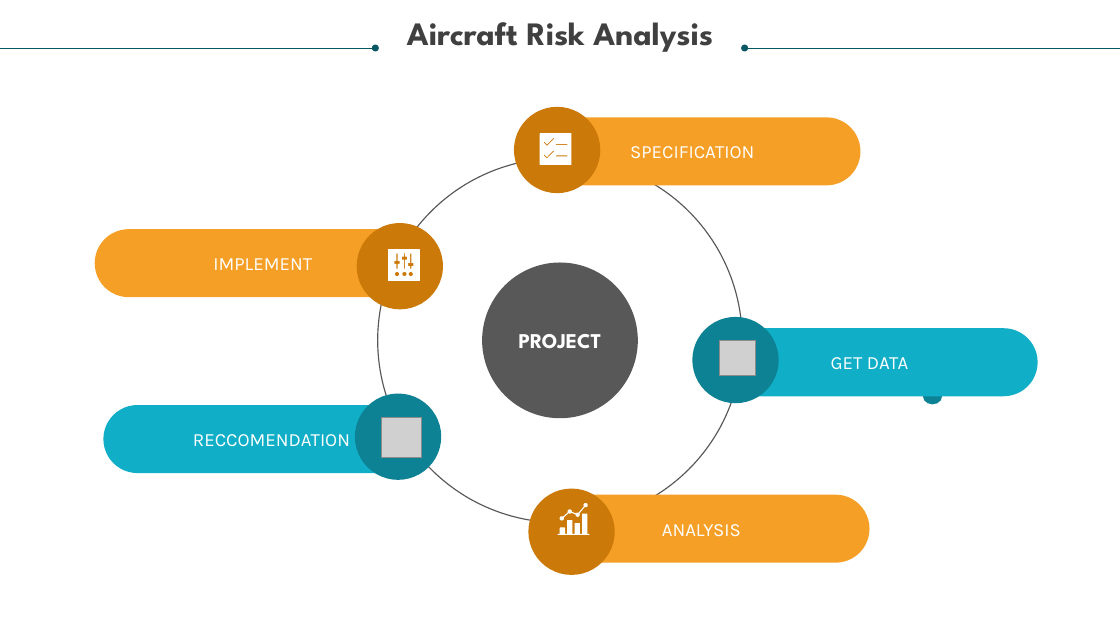
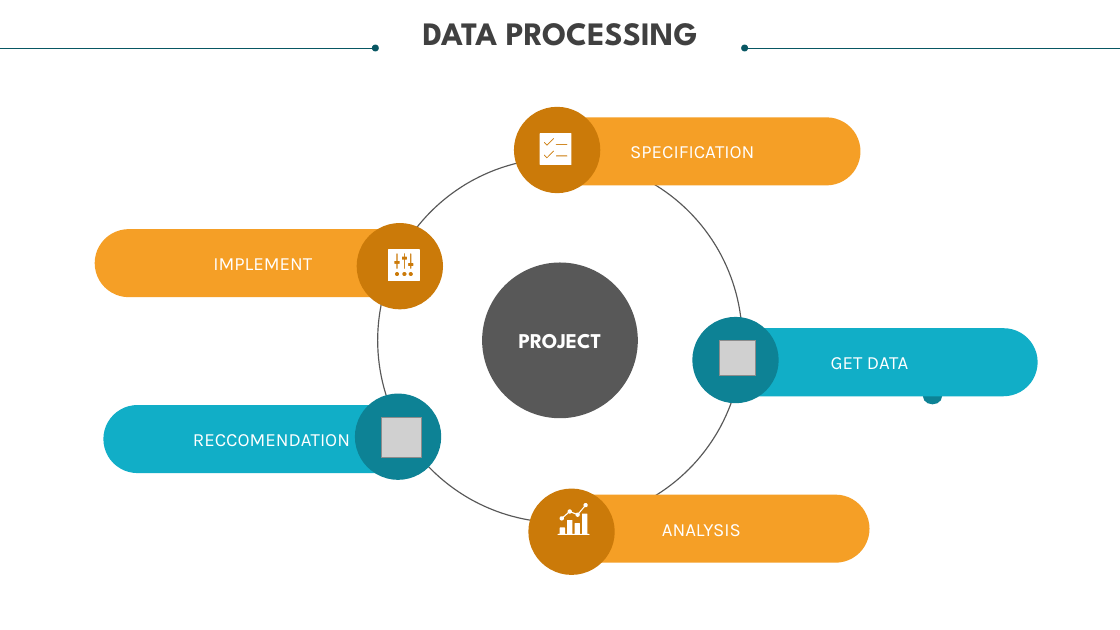
Before and after one commit to Cheberi-ya/Low-Risk-Aircraft-Proposal, a slide deck: slide 5 of Presentation.pptx. Drawn at 1120x630 pixels with LibreOffice and Linux fonts; fonts in the diff are those of the drawing; grey boxes stand for pictures; background and template pictures are left out. Boxes give left, top, right and bottom in pixels: in the first picture for what was removed or moved away, otherwise in the second. Text is boxed around its words. In the diff, an @@ line names an element or a change of style, - is before the commit and + after.

```diff
--- a/Presentation.pptx
+++ b/Presentation.pptx
@@ text at bbox=[423, 23, 698, 46]: text changed @@
-Aircraft Risk Analysis
+DATA PROCESSING
```
Also in this commit, not shown: 5 other slides changed, 4 slides added, 5 slides removed, 3 other files.
